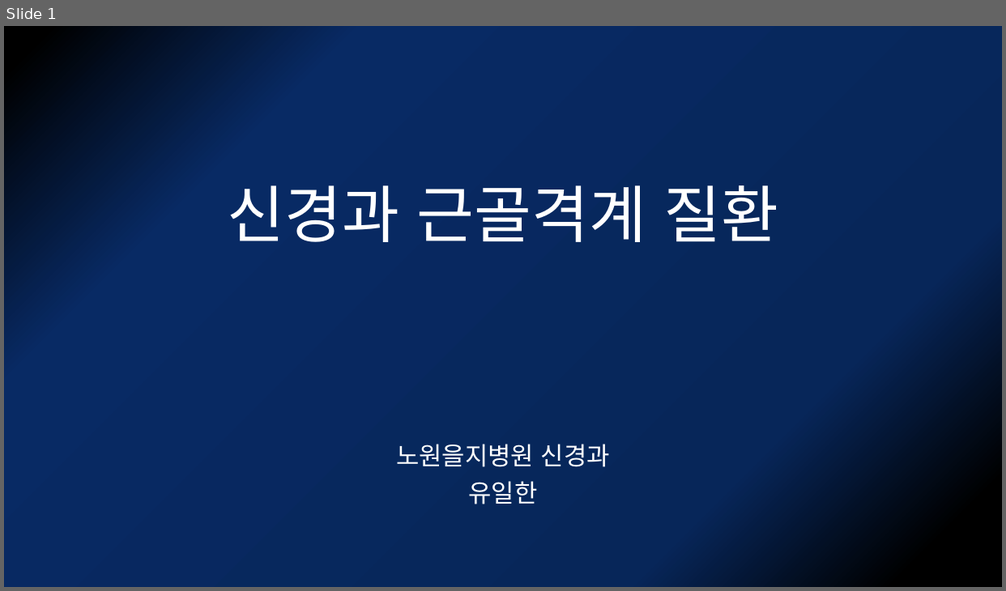
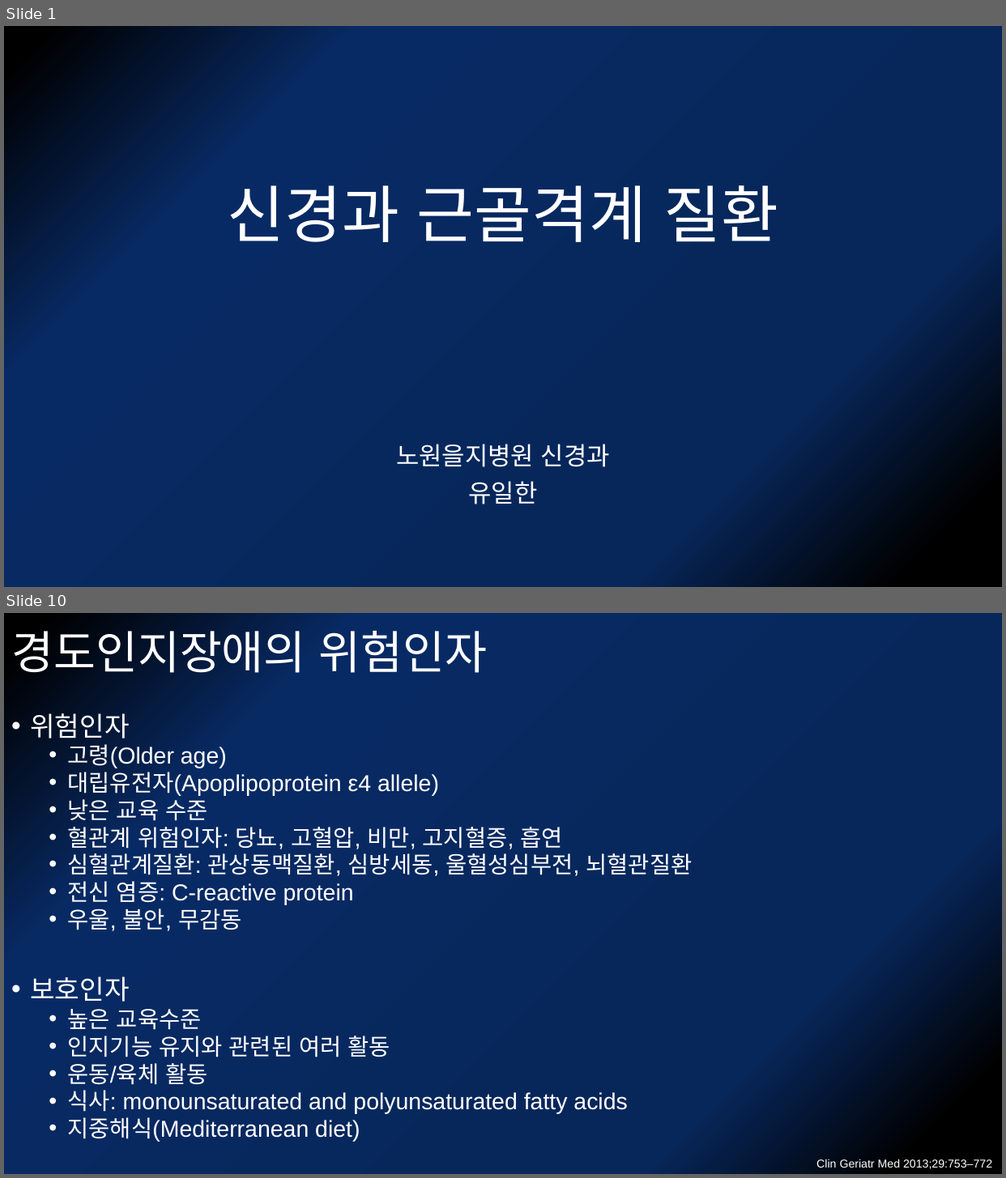
Before and after one commit to kjfdf/-, a slide deck: 신경과 근골격계 질환.pptx. Shown one above the other, each under a label of ours: slide 1 before the commit, slides 1 and 10 after it; the slides between them are not shown. The pictures are 1006x591 and 1006x1178 pixels, drawn with LibreOffice and Linux fonts; fonts in the diff are those of the drawing. Boxes give left, top, right and bottom in pixels: in the first picture for what was removed or moved away, otherwise in the second. Text is boxed around its words. In the diff, an @@ line names an element or a change of style, - is before the commit and + after.

```diff
--- a/신경과 근골격계 질환.pptx
+++ b/신경과 근골격계 질환.pptx
@@ slide 10 added at (4,613,1002,1174), background gradient #000000 to #072659 to #082A64 @@
@@ title added at (11,623,488,681), 44 pt, text #FFFFFF @@
+경도인지장애의 위험인자
@@ text added at (30,713,692,1142), 22.2 pt, text #FFFFFF @@
+• 위험인자
+  • 고령(Older age)
+  • 대립유전자(Apoplipoprotein ε4 allele)
+  • 낮은 교육 수준
+  • 혈관계 위험인자: 당뇨, 고혈압, 비만, 고지혈증, 흡연
+  • 심혈관계질환: 관상동맥질환, 심방세동, 울혈성심부전, 뇌혈관질환
+  • 전신 염증: C-reactive protein
+  • 우울, 불안, 무감동
+• 보호인자
+  • 높은 교육수준
+  • 인지기능 유지와 관련된 여러 활동
+  • 운동/육체 활동
+  • 식사: monounsaturated and polyunsaturated fatty acids
+  • 지중해식(Mediterranean diet)
@@ text added at (816,1159,992,1169), 11 pt, text #FFFFFF @@
+Clin Geriatr Med 2013;29:753–772
```
Also in this commit, not shown: 20 other slides added, 1 slide removed.
